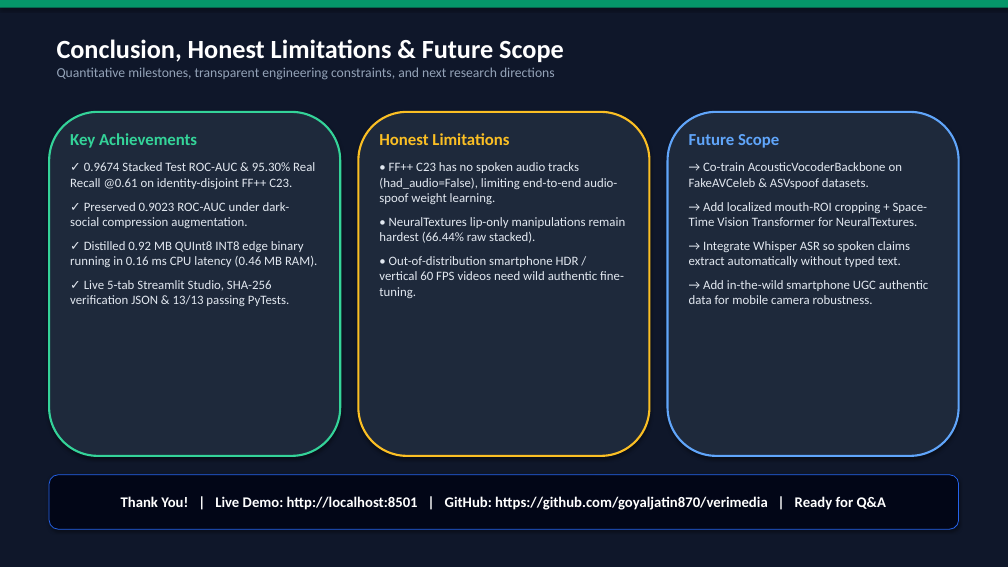
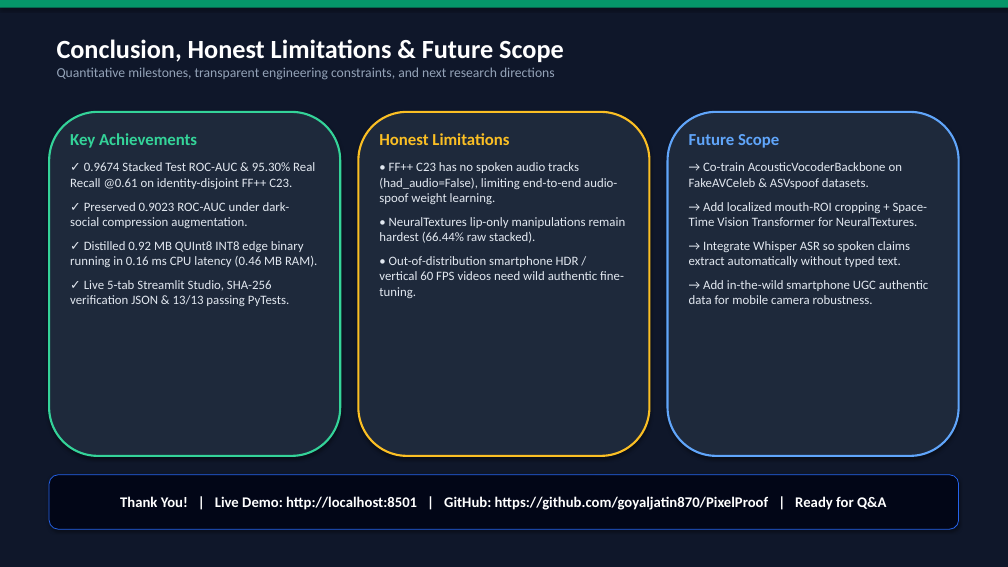
Before and after one commit to goyaljatin870/PixelProof, a slide deck: slide 12 of PixelProof_Presentation.pptx. Drawn at 1008x567 pixels with LibreOffice and Linux fonts; fonts in the diff are those of the drawing. Boxes give left, top, right and bottom in pixels: in the first picture for what was removed or moved away, otherwise in the second. Text is boxed around its words. In the diff, an @@ line names an element or a change of style, - is before the commit and + after.

```diff
--- a/PixelProof_Presentation.pptx
+++ b/PixelProof_Presentation.pptx
@@ text in rounded rectangle at (120,496,886,510): text changed @@
-Thank You! | Live Demo: http://localhost:8501 | GitHub: https://github.com/goyaljatin870/verimedia | Ready for Q&A
+Thank You! | Live Demo: http://localhost:8501 | GitHub: https://github.com/goyaljatin870/PixelProof | Ready for Q&A
```
Also in this commit, not shown: 1 other slide changed, 4 other files.
